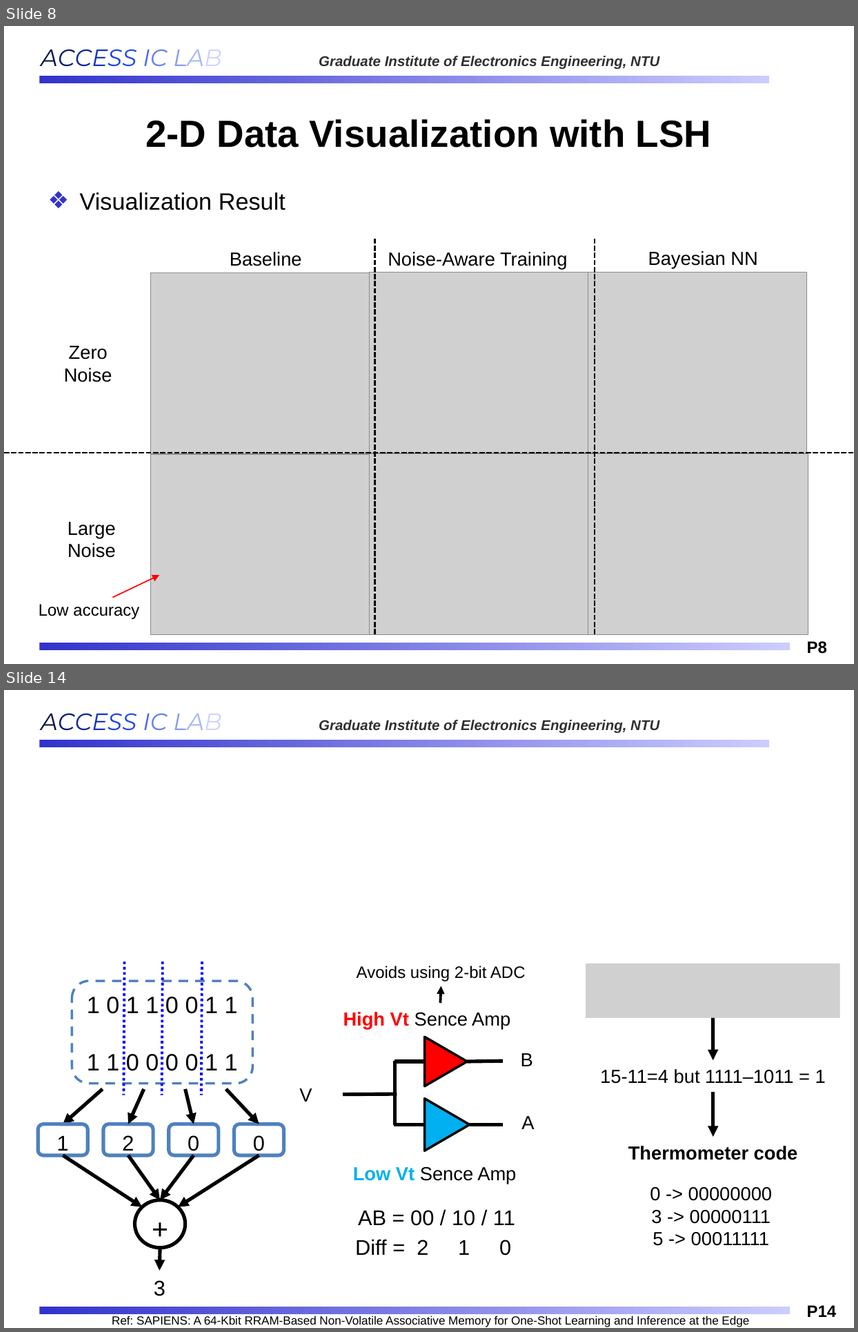
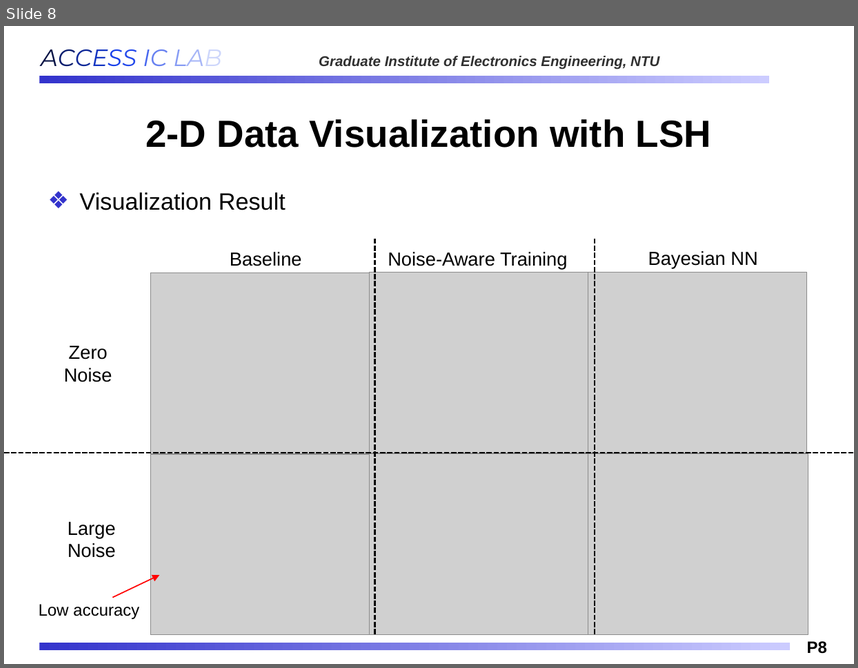
Before and after one commit to Oniontow/AndyWu_Project, a slide deck: b11901027_王仁軒.pptx. Shown one above the other, each under a label of ours: slides 8 and 14 before the commit, slide 8 after it; the slides between them are not shown. The pictures are 858x1332 and 858x668 pixels, drawn with LibreOffice and Linux fonts; fonts in the diff are those of the drawing; grey boxes stand for pictures; background and template pictures are left out. Boxes give left, top, right and bottom in pixels: in the first picture for what was removed or moved away, otherwise in the second. Text is boxed around its words. In the diff, an @@ line names an element or a change of style, - is before the commit and + after.

```diff
--- a/b11901027_王仁軒.pptx
+++ b/b11901027_王仁軒.pptx
@@ slide 14 removed at (x1=4, y1=690, x2=854, y2=1328), background #FFFFFF; not listed: 4 template elements that a slide beside it also shows @@
@@ text removed at (x1=357, y1=965, x2=526, y2=981) @@
-Avoids using 2-bit ADC
@@ picture removed at (x1=586, y1=964, x2=840, y2=1018) @@
@@ arrow removed from (440, 1003) to (441, 986) @@
@@ text removed at (x1=343, y1=1012, x2=510, y2=1029) @@
-High Vt Sence Amp
@@ arrow removed from (713, 1017) to (713, 1060) @@
@@ triangle removed at (x1=425, y1=1037, x2=467, y2=1086) @@
@@ line removed from (395, 1125) to (395, 1061) @@
@@ line removed from (395, 1061) to (425, 1061) @@
@@ line removed from (467, 1061) to (503, 1061) @@
@@ text removed at (x1=521, y1=1053, x2=533, y2=1066) @@
-B
@@ text removed at (x1=600, y1=1069, x2=826, y2=1083) @@
-15-11=4 but 1111–1011 = 1
@@ text removed at (x1=299, y1=1088, x2=312, y2=1101) @@
-V
@@ line removed from (343, 1094) to (397, 1094) @@
@@ triangle removed at (x1=425, y1=1098, x2=470, y2=1150) @@
@@ arrow removed from (713, 1092) to (713, 1136) @@
@@ text removed at (x1=522, y1=1116, x2=534, y2=1129) @@
-A
@@ line removed from (393, 1125) to (425, 1125) @@
@@ line removed from (470, 1125) to (503, 1125) @@
@@ text removed at (x1=628, y1=1145, x2=798, y2=1160) @@
-Thermometer code
@@ text removed at (x1=353, y1=1167, x2=516, y2=1184) @@
-Low Vt Sence Amp
@@ text removed at (x1=650, y1=1187, x2=773, y2=1245) @@
-0 -> 00000000
-3 -> 00000111
-5 -> 00011111
@@ text removed at (x1=358, y1=1210, x2=515, y2=1225) @@
-AB = 00 / 10 / 11
@@ text removed at (x1=355, y1=1239, x2=511, y2=1255) @@
-Diff = 2 1 0
@@ group removed at (x1=38, y1=961, x2=285, y2=1296): 9 arrows, 5 rounded rectangles, 3 lines, 1 ellipse, 1 text @@
-1 0 1 1 0 0 1 1
-1 1 0 0 0 0 1 1
-1
-2
-0
-0
-+
-3
@@ text removed at (x1=112, y1=1315, x2=749, y2=1327) @@
-Ref: SAPIENS: A 64-Kbit RRAM-Based Non-Volatile Associative Memory for One-Shot Learning and Inference at the Edge
```
Also in this commit, not shown: 1 slide changed, 2 slides added, 7 other slides removed.
